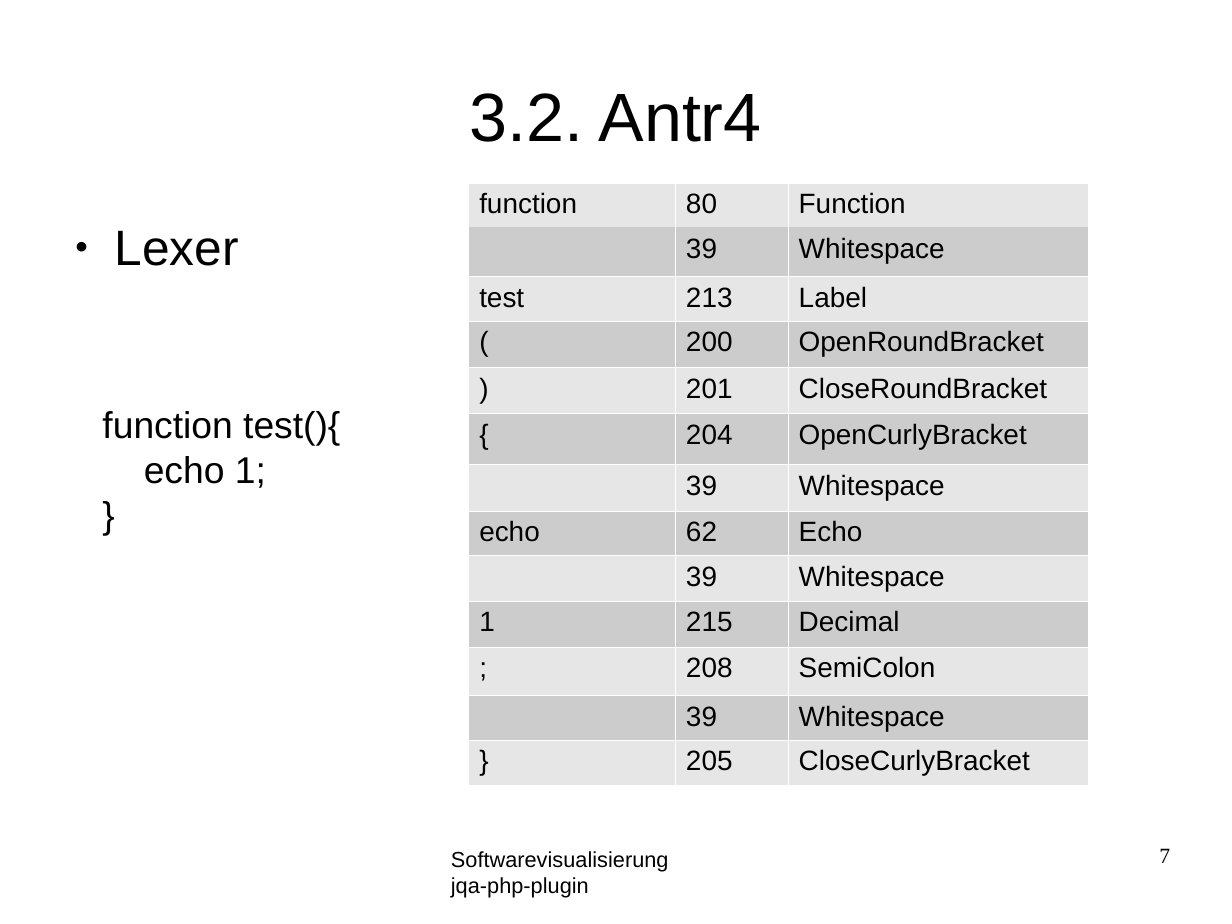
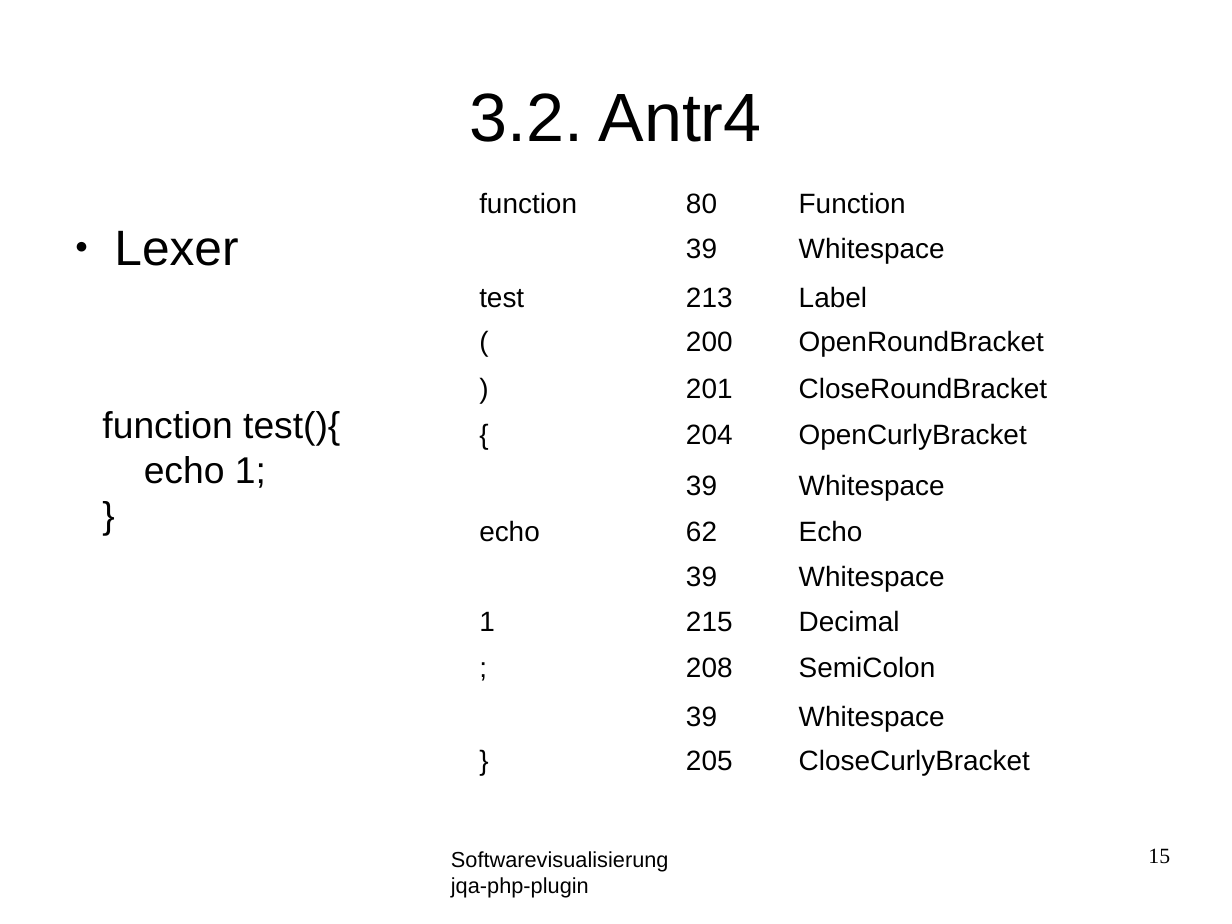
Before and after one commit to softvis-research/jqa-php-plugin, a slide deck: slide 15 of material/presentation.odp (slide 7 before the commit). Drawn at 1232x924 pixels with LibreOffice and Linux fonts; fonts in the diff are those of the drawing; background and template pictures are left out. Boxes give left, top, right and bottom in pixels: in the first picture for what was removed or moved away, otherwise in the second. Text is boxed around its words. In the diff, an @@ line names an element or a change of style, - is before the commit and + after.

Commit message:
Presentation

```diff
--- a/material/presentation.odp
+++ b/material/presentation.odp
@@ table at (468,183,1089,780) @@
@@ fill #E6E6E6 to none in 19 cells @@
@@ fill #CCCCCC to none in 17 cells @@
@@ page number at (1148,848,1170,864): text changed @@
-7
+15
```
Also in this commit, not shown: 4 other slides changed, 10 slides added, 3 other files.
